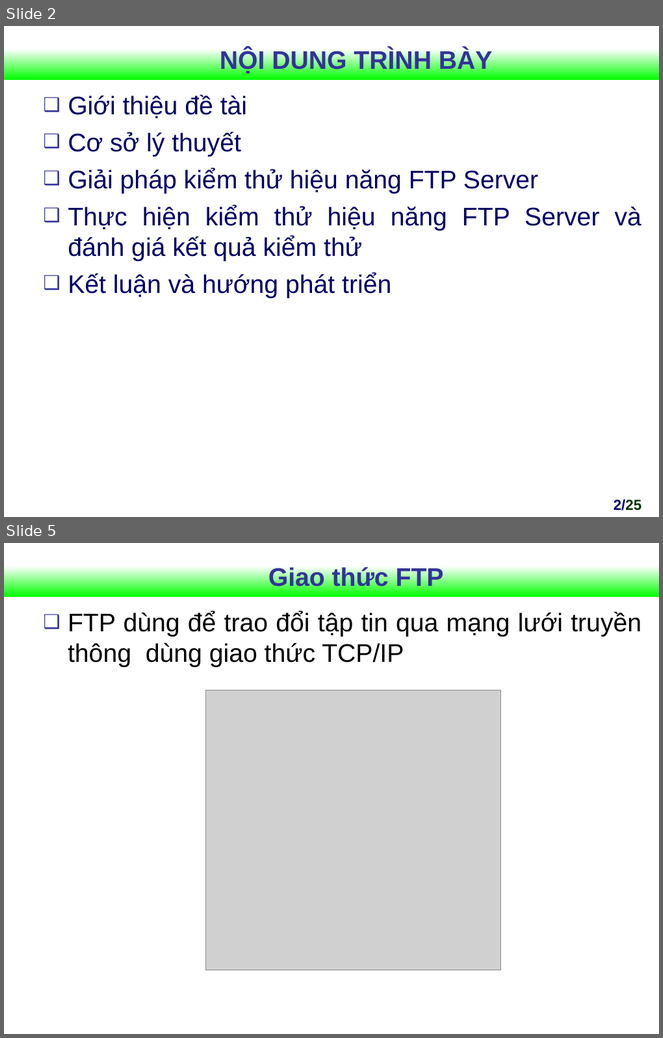
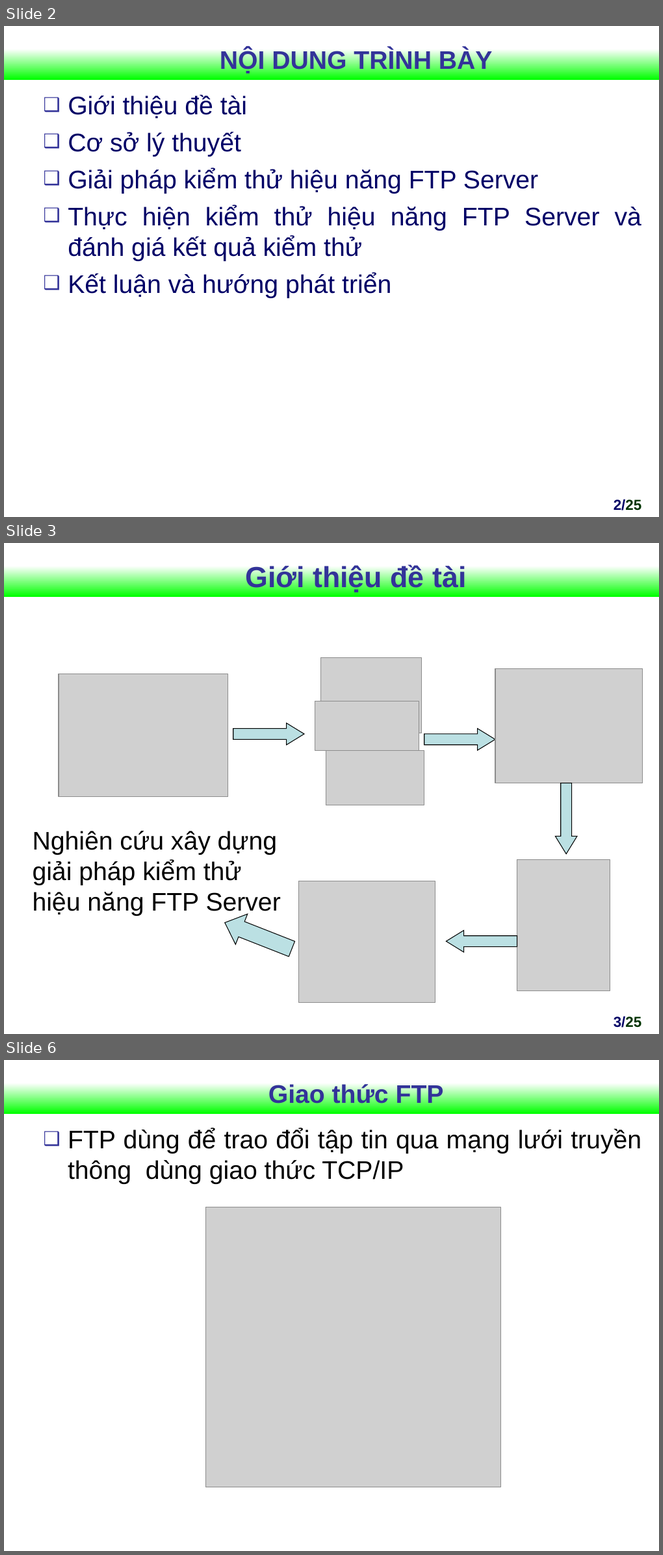
Before and after one commit to Vunb/luanvantotnghiephakhue, a slide deck: Document_luanvan/Slide_HKhue.ppt. Shown one above the other, each under a label of ours: slides 2 and 5 before the commit, slides 2, 3 and 6 after it; the slides between them are not shown. The pictures are 663x1038 and 663x1555 pixels, drawn with LibreOffice and Linux fonts; fonts in the diff are those of the drawing; grey boxes stand for pictures; background and template pictures are left out. Boxes give left, top, right and bottom in pixels: in the first picture for what was removed or moved away, otherwise in the second. Text is boxed around its words. In the diff, an @@ line names an element or a change of style, - is before the commit and + after.

```diff
--- a/Document_luanvan/Slide_HKhue.ppt
+++ b/Document_luanvan/Slide_HKhue.ppt
@@ slide 3 added at bbox=[4, 543, 659, 1034], background #FFFFFF; not listed: 1 template element that a slide beside it also shows @@
@@ title added at bbox=[245, 564, 466, 593], 32 pt, text #333399, bold @@
+Giới thiệu đề tài
@@ picture added at bbox=[321, 657, 421, 733] @@
@@ picture added at bbox=[59, 674, 228, 797] @@
@@ picture added at bbox=[495, 669, 643, 783] @@
@@ picture added at bbox=[315, 702, 419, 751] @@
@@ right arrow added at bbox=[233, 723, 304, 745], fill #BBE0E3, outline #000000 0.74 pt @@
@@ right arrow added at bbox=[425, 728, 495, 750], fill #BBE0E3, outline #000000 0.74 pt @@
@@ picture added at bbox=[326, 751, 425, 805] @@
@@ down arrow added at bbox=[556, 783, 577, 854], fill #BBE0E3, outline #000000 0.74 pt @@
@@ text added at bbox=[33, 831, 281, 916], 28 pt, text #000000 @@
+Nghiên cứu xây dựng giải pháp kiểm thử hiệu năng FTP Server
@@ picture added at bbox=[517, 860, 610, 991] @@
@@ picture added at bbox=[299, 882, 435, 1003] @@
@@ left arrow added at bbox=[218, 908, 298, 965], fill #BBE0E3, outline #000000 0.74 pt @@
@@ left arrow added at bbox=[446, 931, 517, 953], fill #BBE0E3, outline #000000 0.74 pt @@
@@ page number added at bbox=[614, 1016, 642, 1028], 16 pt, text #000066, bold @@
+3/25
@@ what was slide 5 is now slide 6 @@
```
Also in this commit, not shown: 2 slides changed, 1 other slide added, 1 slide removed.
